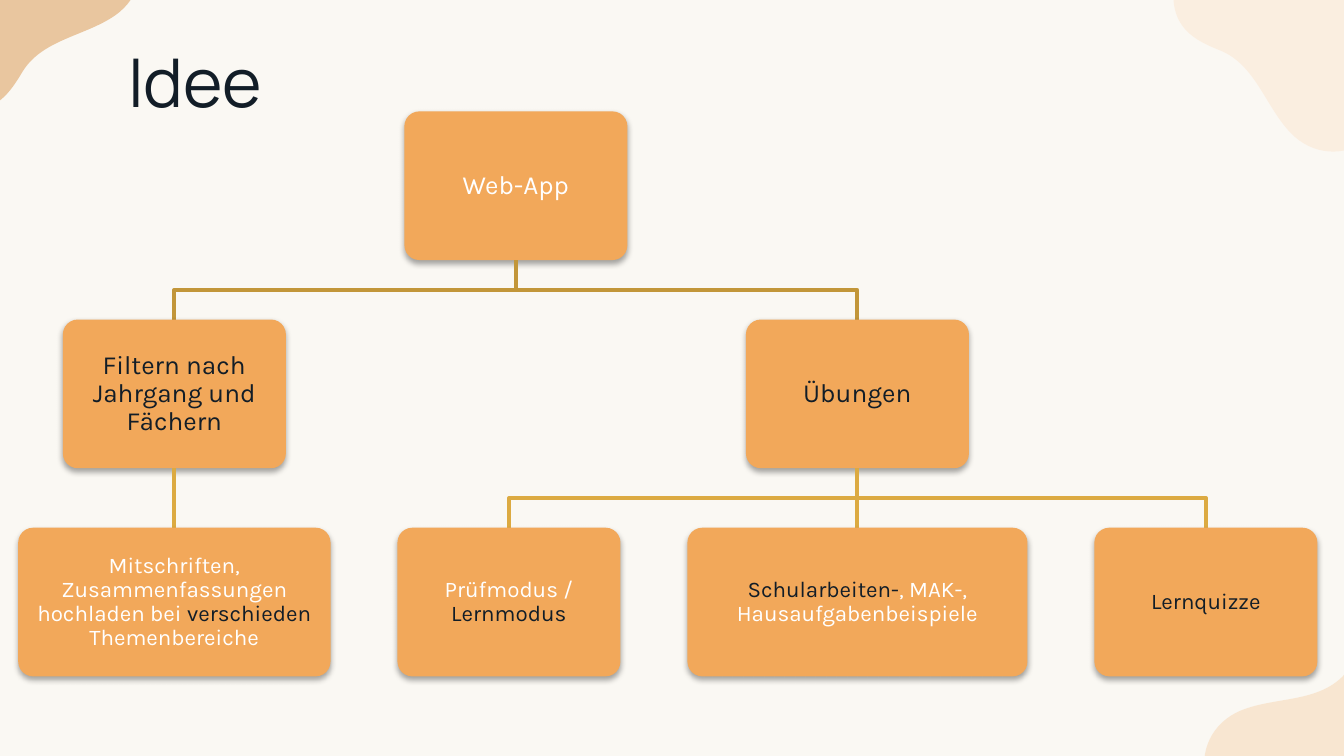
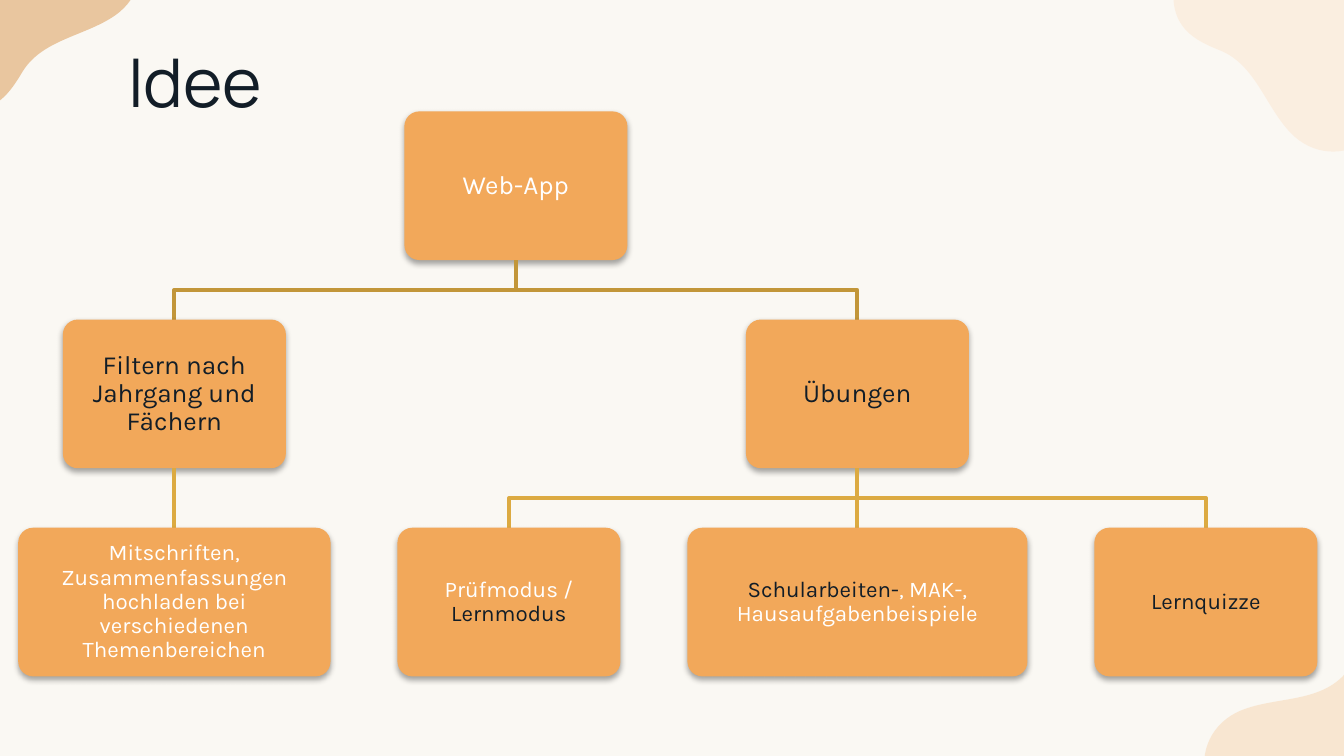
Before and after one commit to LearnHubITP/LearnHub, a slide deck: slide 9 of LearnHub.pptx. Drawn at 1344x756 pixels with LibreOffice and Linux fonts; fonts in the diff are those of the drawing. Boxes give left, top, right and bottom in pixels: in the first picture for what was removed or moved away, otherwise in the second. Text is boxed around its words. In the diff, an @@ line names an element or a change of style, - is before the commit and + after.

```diff
--- a/LearnHub.pptx
+++ b/LearnHub.pptx
@@ text at (61,544,287,657): text changed @@
-Mitschriften, Zusammenfassungen hochladen bei verschieden Themenbereiche
+Mitschriften, Zusammenfassungen hochladen bei verschiedenen Themenbereichen
```
Also in this commit, not shown: 7 other slides changed.
